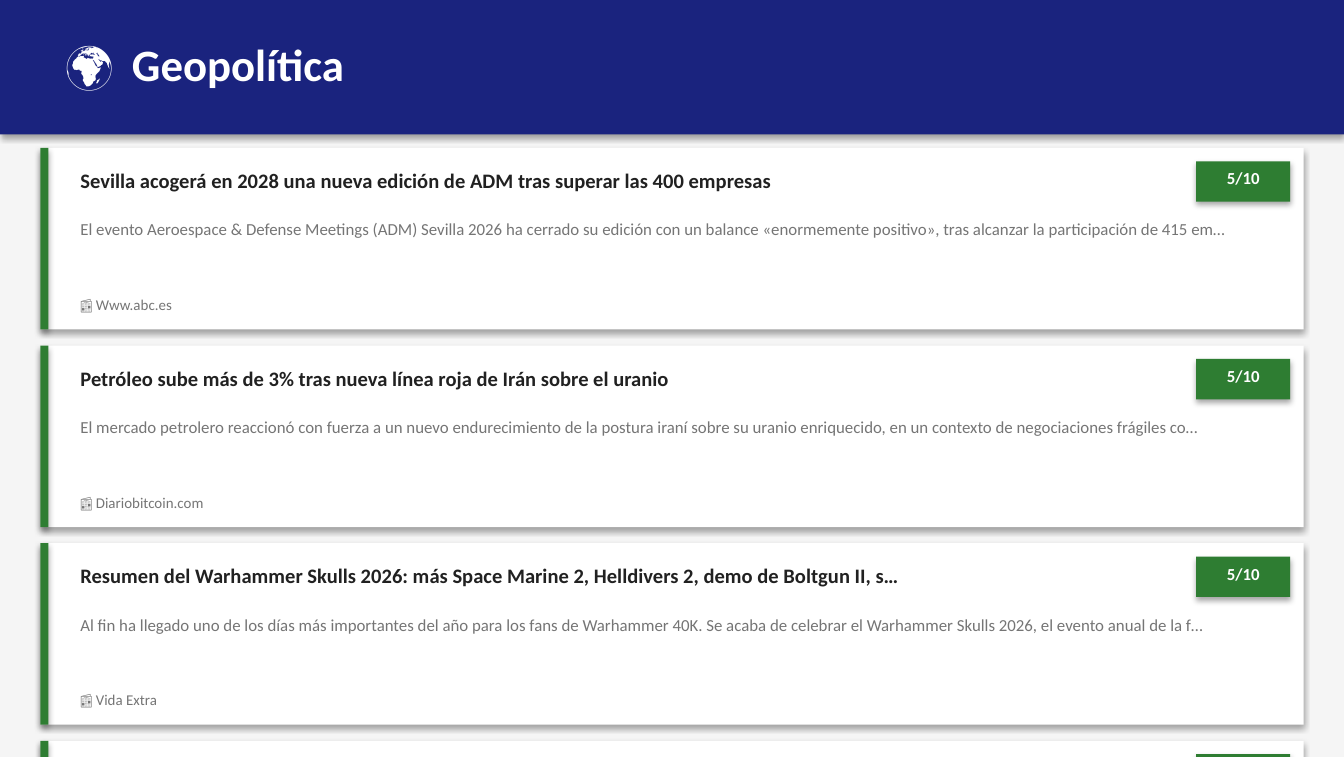
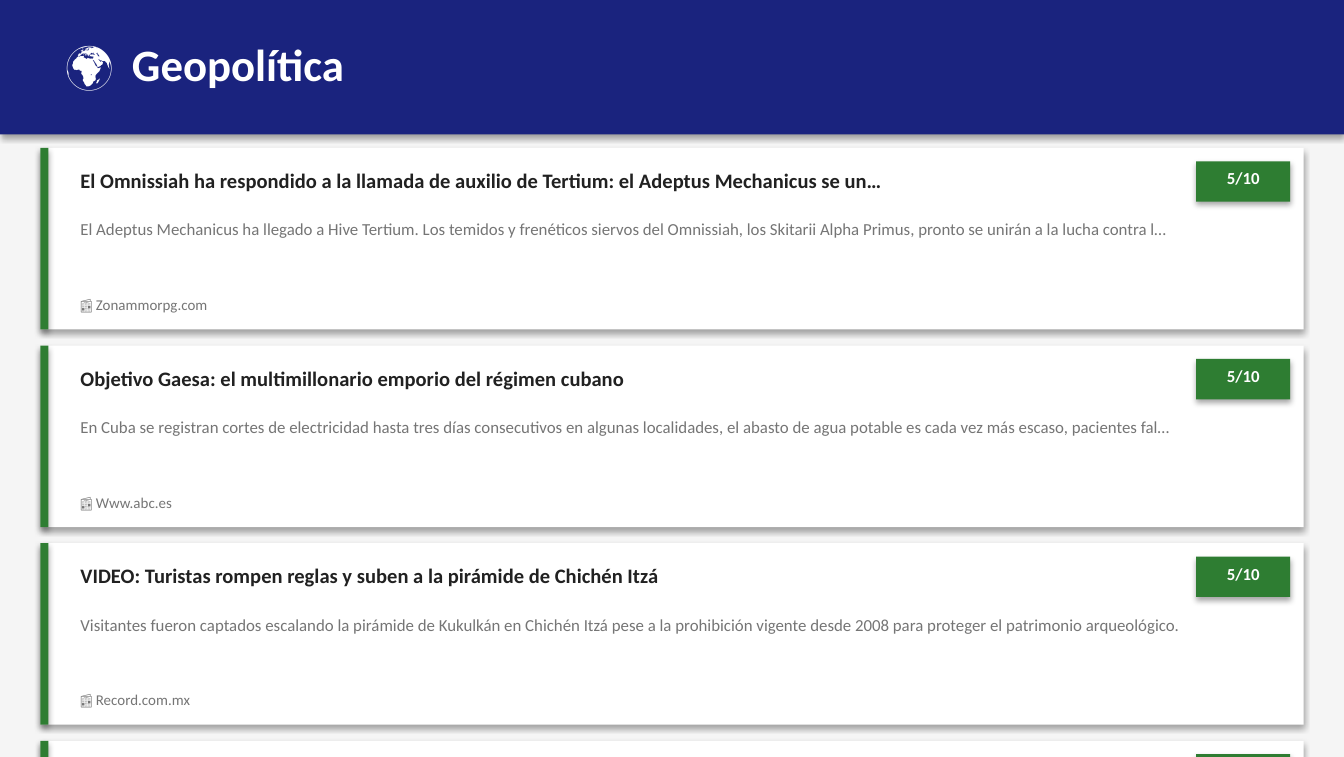
Before and after one commit to erickfranciscohernandez/financiero, a slide deck: slide 3 of newsletter_20260522.pptx. Drawn at 1344x757 pixels with LibreOffice and Linux fonts; fonts in the diff are those of the drawing. Boxes give left, top, right and bottom in pixels: in the first picture for what was removed or moved away, otherwise in the second. Text is boxed around its words. In the diff, an @@ line names an element or a change of style, - is before the commit and + after.

```diff
--- a/newsletter_20260522.pptx
+++ b/newsletter_20260522.pptx
@@ text at [80,173,882,192]: text changed @@
-Sevilla acogerá en 2028 una nueva edición de ADM tras superar las 400 empresas
+El Omnissiah ha respondido a la llamada de auxilio de Tertium: el Adeptus Mechanicus se un…
@@ text at [80,223,1165,238]: text changed @@
-El evento Aeroespace & Defense Meetings (ADM) Sevilla 2026 ha cerrado su edición con un balance «enormemente positivo», tras alcanzar la participación de 415 em…
+El Adeptus Mechanicus ha llegado a Hive Tertium. Los temidos y frenéticos siervos del Omnissiah, los Skitarii Alpha Primus, pronto se unirán a la lucha contra l…
@@ text at [96,300,207,313]: text changed @@
-📰 Www.abc.es
+📰 Zonammorpg.com
@@ text at [80,371,624,390]: text changed @@
-Petróleo sube más de 3% tras nueva línea roja de Irán sobre el uranio
+Objetivo Gaesa: el multimillonario emporio del régimen cubano
@@ text at [80,421,1169,436]: text changed @@
-El mercado petrolero reaccionó con fuerza a un nuevo endurecimiento de la postura iraní sobre su uranio enriquecido, en un contexto de negociaciones frágiles co…
+En Cuba se registran cortes de electricidad hasta tres días consecutivos en algunas localidades, el abasto de agua potable es cada vez más escaso, pacientes fal…
@@ text at [96,497,172,508]: text changed @@
-📰 Diariobitcoin.com
+📰 Www.abc.es
@@ text at [80,568,658,587]: text changed @@
-Resumen del Warhammer Skulls 2026: más Space Marine 2, Helldivers 2, demo de Boltgun II, s…
+VIDEO: Turistas rompen reglas y suben a la pirámide de Chichén Itzá
@@ text at [80,619,1179,634]: text changed @@
-Al fin ha llegado uno de los días más importantes del año para los fans de Warhammer 40K. Se acaba de celebrar el Warhammer Skulls 2026, el evento anual de la f…
+Visitantes fueron captados escalando la pirámide de Kukulkán en Chichén Itzá pese a la prohibición vigente desde 2008 para proteger el patrimonio arqueológico.
@@ text at [96,694,190,705]: text changed @@
-📰 Vida Extra
+📰 Record.com.mx
```
Also in this commit, not shown: 2 other slides changed, 5 other files.
